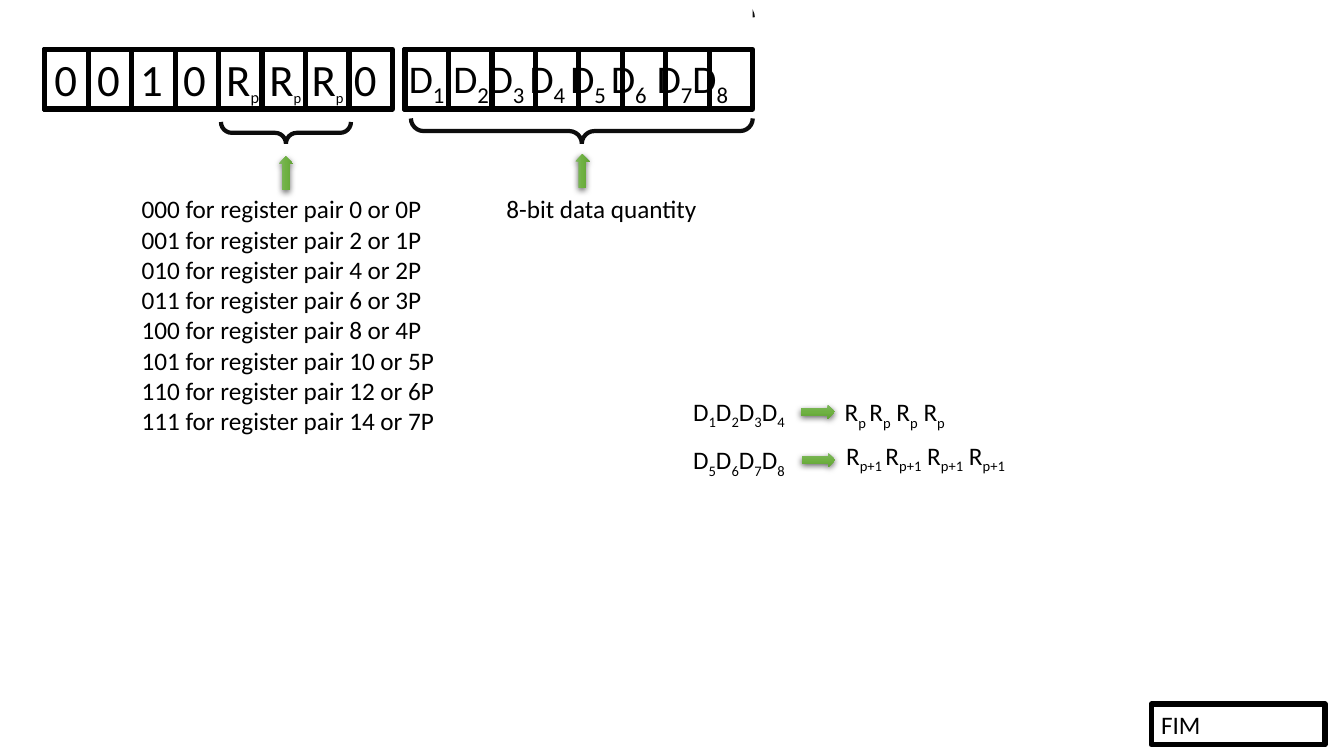
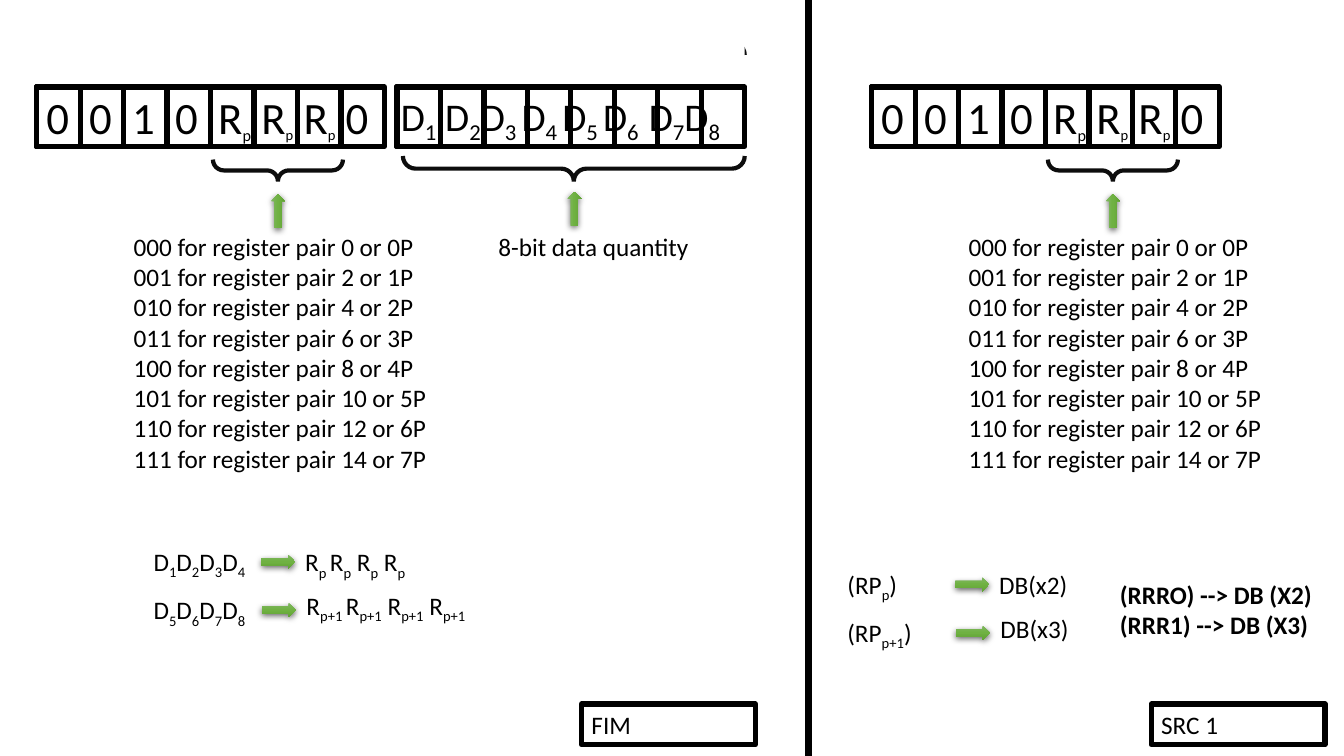
Before and after one commit to alshapton/Pyntel4004, a slide deck: slide 4 of pyntel4004/docs/resources.pptx (slide 3 before the commit). Drawn at 1344x756 pixels with LibreOffice and Linux fonts; fonts in the diff are those of the drawing. Boxes give left, top, right and bottom in pixels: in the first picture for what was removed or moved away, otherwise in the second. Text is boxed around its words. In the diff, an @@ line names an element or a change of style, - is before the commit and + after.

```diff
--- a/pyntel4004/docs/resources.pptx
+++ b/pyntel4004/docs/resources.pptx
@@ rectangle: place and size @@
-rectangle at box(197, 0, 753, 22)
+rectangle at box(189, 0, 745, 59)
@@ line added from (809, 0) to (809, 756), #000000 5 pt @@
@@ group added at box(872, 30, 1261, 473): 7 rectangles, 2 texts, 1 right arrow, 1 brace pair @@
+000 for register pair 0 or 0P
+001 for register pair 2 or 1P
+010 for register pair 4 or 2P
+011 for register pair 6 or 3P
+100 for register pair 8 or 4P
+101 for register pair 10 or 5P
+110 for register pair 12 or 6P
+111 for register pair 14 or 7P
+0 0 1 0 Rp Rp Rp 0
@@ 4 rectangles: place and size @@
-4 rectangles at box(44, 49, 392, 109)
+4 rectangles at box(37, 87, 385, 146)
@@ 10 rectangles, 4 texts, 2 right arrows, 2 brace pairs: place and size @@
-10 rectangles, 4 texts, 2 right arrows, 2 brace pairs at box(54, 0, 760, 435)
+10 rectangles, 4 texts, 2 right arrows, 2 brace pairs at box(46, 30, 752, 473)
@@ text added at box(1120, 585, 1311, 638), 18 pt, text #000000, bold @@
+(RRRO) --> DB (X2)
+(RRR1) --> DB (X3)
@@ 4 texts, 2 right arrows: place and size @@
-4 texts, 2 right arrows at box(684, 391, 1164, 480)
+4 texts, 2 right arrows at box(143, 541, 881, 646)
@@ group added at box(838, 565, 1068, 651): 4 texts, 2 right arrows @@
+(RPp)
+DB(x2)
+DB(x3)
+(RPp+1)
@@ rectangle added at box(582, 704, 755, 744), outline #000000 3.75 pt, 18 pt, text #000000 @@
+FIM
@@ text in rectangle at box(1161, 717, 1218, 734): text changed @@
-FIM
+SRC 1
```
Also in this commit, not shown: 1 other slide changed, 1 slide added, 5 other files.
